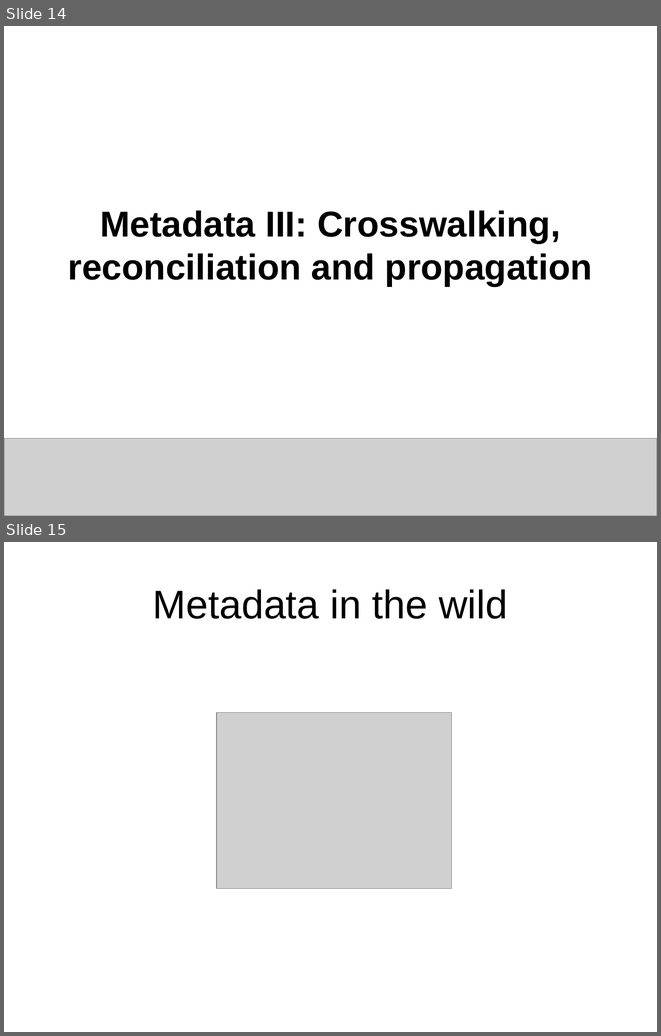
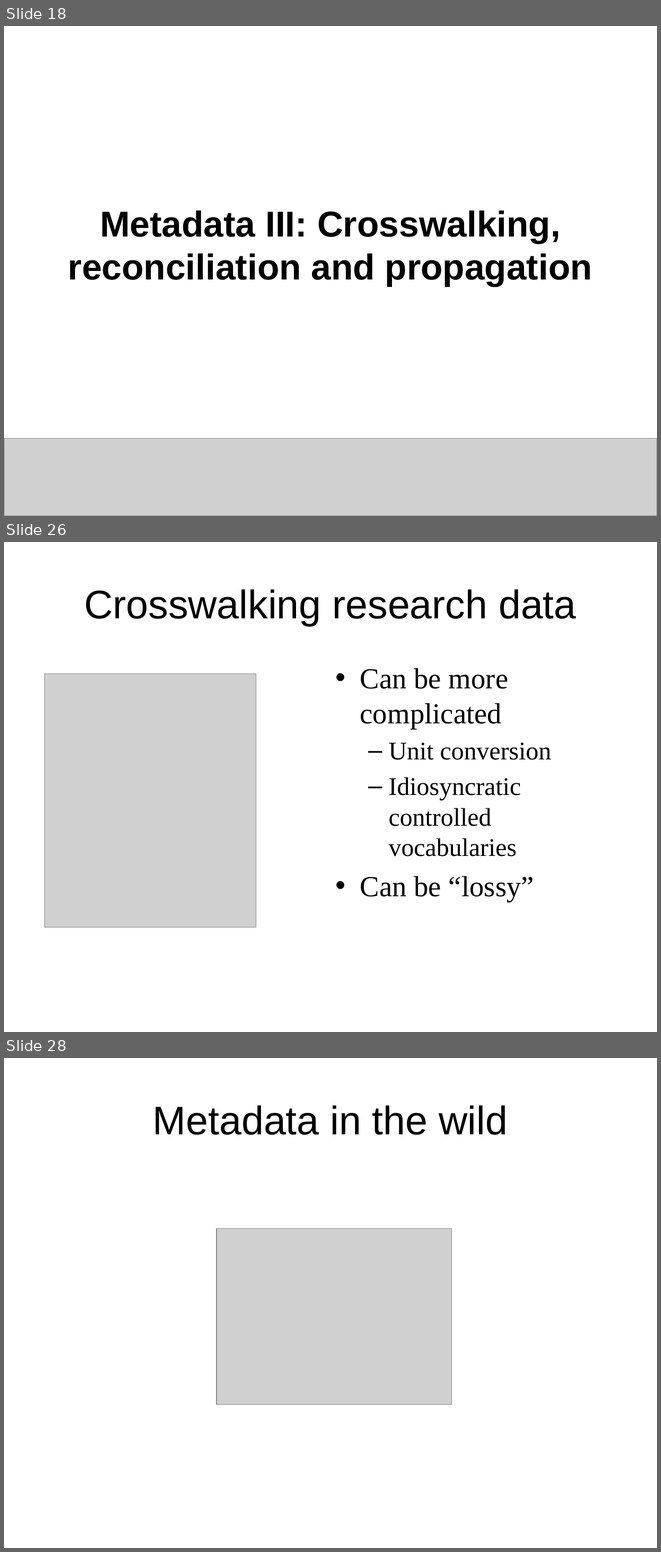
Before and after one commit to DataCurationWorkshop/HongKongCurationWorkshop, a slide deck: Day_2/Day_2_Lectures/Day_2_Lecture_Metadata2.pptx. Shown one above the other, each under a label of ours: slides 14 and 15 before the commit, slides 18, 26 and 28 after it; the slides between them are not shown. The pictures are 661x1036 and 661x1552 pixels, drawn with LibreOffice and Linux fonts; fonts in the diff are those of the drawing; grey boxes stand for pictures; background and template pictures are left out. Boxes give left, top, right and bottom in pixels: in the first picture for what was removed or moved away, otherwise in the second. Text is boxed around its words. In the diff, an @@ line names an element or a change of style, - is before the commit and + after.

```diff
--- a/Day_2/Day_2_Lectures/Day_2_Lecture_Metadata2.pptx
+++ b/Day_2/Day_2_Lectures/Day_2_Lecture_Metadata2.pptx
@@ slide 26 added at box(4, 542, 657, 1032), background #FFFFFF @@
@@ title added at box(84, 589, 576, 626), 44 pt, text #000000 @@
+Crosswalking research data
@@ text added at box(360, 668, 551, 901), 28 pt, text #000000 @@
+• Can be more complicated
+  – Unit conversion
+  – Idiosyncratic controlled vocabularies
+• Can be “lossy”
@@ picture added at box(44, 674, 256, 927) @@
@@ what was slide 14 is now slide 18 @@
@@ what was slide 15 is now slide 28 @@
```
Also in this commit, not shown: 5 slides changed, 13 other slides added, 10 slides removed, 1 other file.
